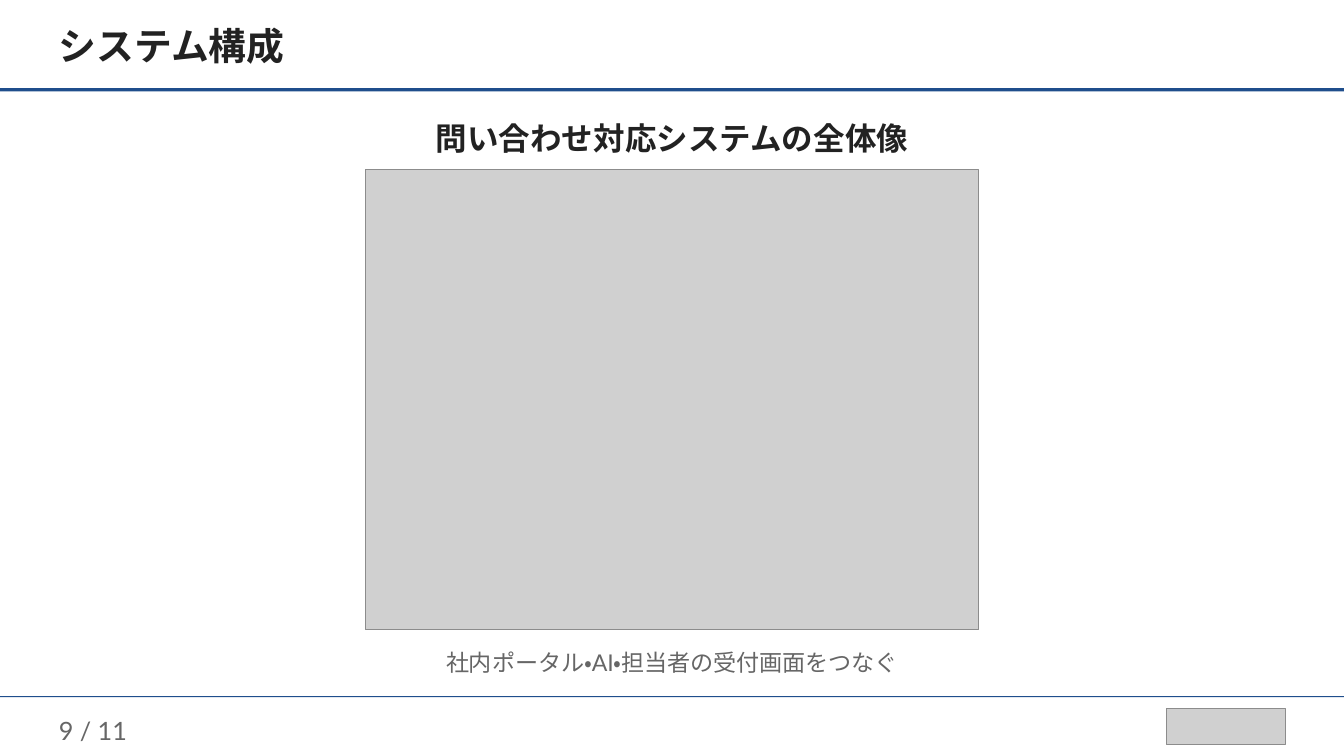
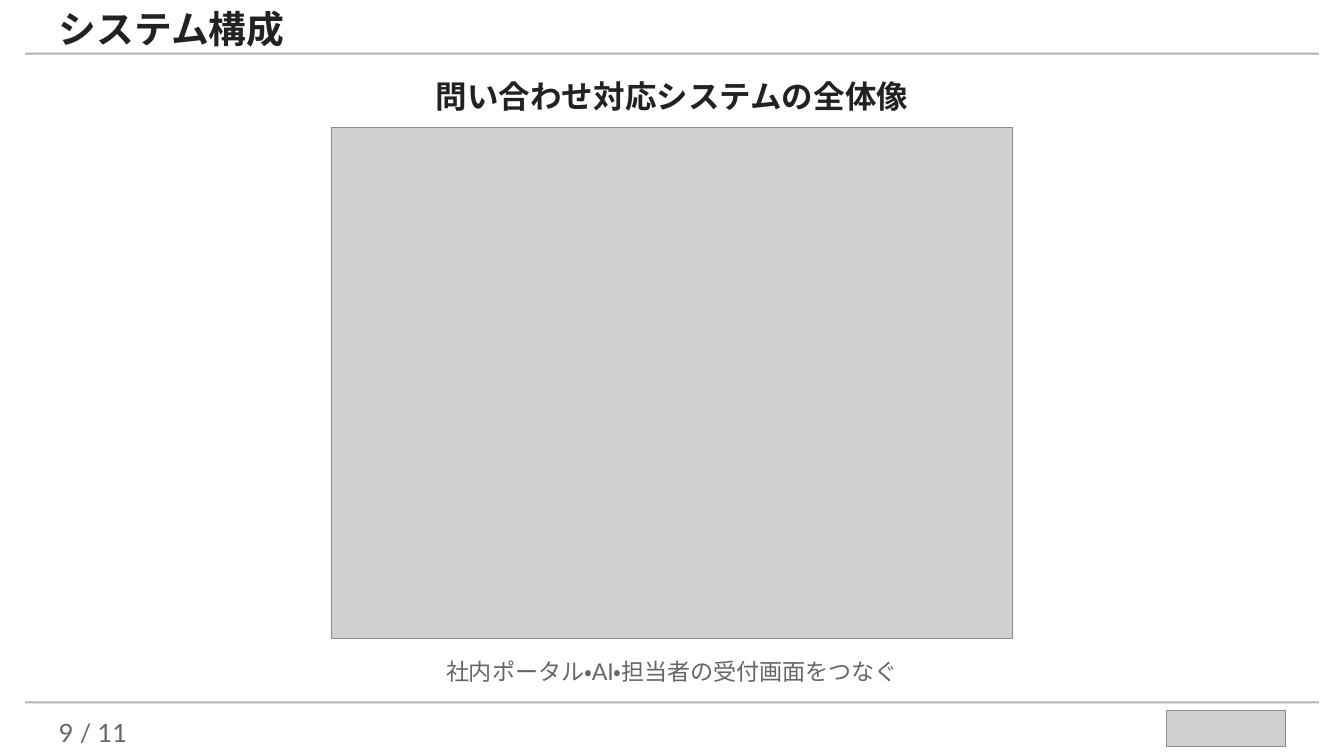
Before and after one commit to takuya109048/llm-assist-kit, a slide deck: slide 9 of examples/marp-slides-example.pptx. Drawn at 1344x756 pixels with LibreOffice and Linux fonts; fonts in the diff are those of the drawing; grey boxes stand for pictures. Boxes give left, top, right and bottom in pixels: in the first picture for what was removed or moved away, otherwise in the second. Text is boxed around its words. In the diff, an @@ line names an element or a change of style, - is before the commit and + after.

```diff
--- a/examples/marp-slides-example.pptx
+++ b/examples/marp-slides-example.pptx
@@ text "システム構成": place and size @@
-text "システム構成" at (59,27,285,64)
+text "システム構成" at (59,10,285,47)
@@ rectangle at (25,52,1319,54): fill #1F4E8C to #B3B3B3 @@
@@ rectangle: place and size @@
-rectangle at (0,89,1344,92)
+rectangle at (25,52,1319,54)
@@ text "問い合わせ対応システムの全体像": place and size @@
-text "問い合わせ対応システムの全体像" at (436,123,909,153)
+text "問い合わせ対応システムの全体像" at (436,81,909,111)
@@ picture: place and size @@
-picture at (365,169,979,630)
+picture at (332,128,1013,639)
@@ text "社内ポータル・AI・担当者の受付画面をつなぐ": place and size @@
-text "社内ポータル・AI・担当者の受付画面をつなぐ" at (446,651,898,673)
+text "社内ポータル・AI・担当者の受付画面をつなぐ" at (446,660,898,682)
@@ rectangle: place and size @@
-rectangle at (0,697,1344,698)
+rectangle at (25,702,1319,704)
@@ rectangle at (25,702,1319,704): fill #1F4E8C to #B3B3B3 @@
```
Also in this commit, not shown: 9 other slides changed, 3 other files.
